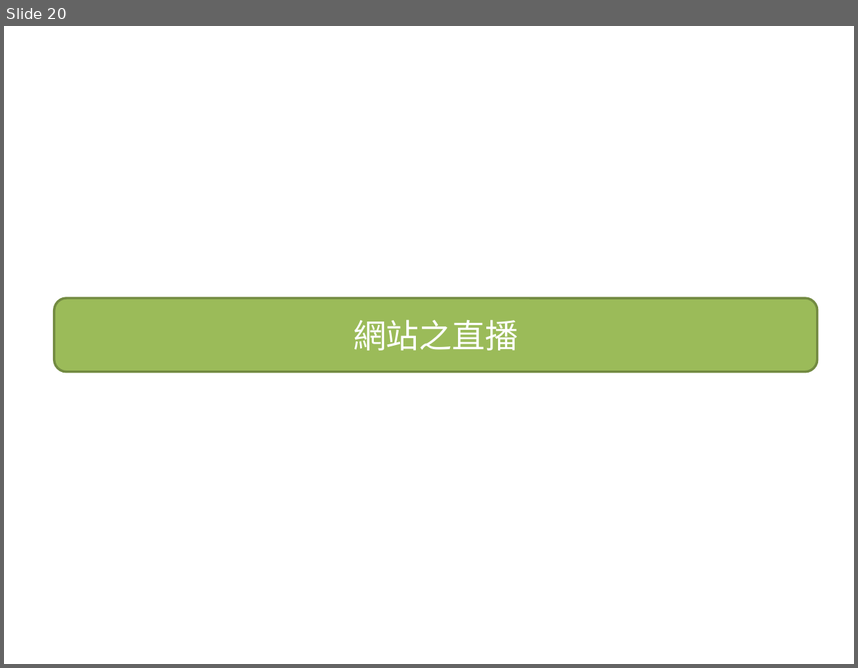
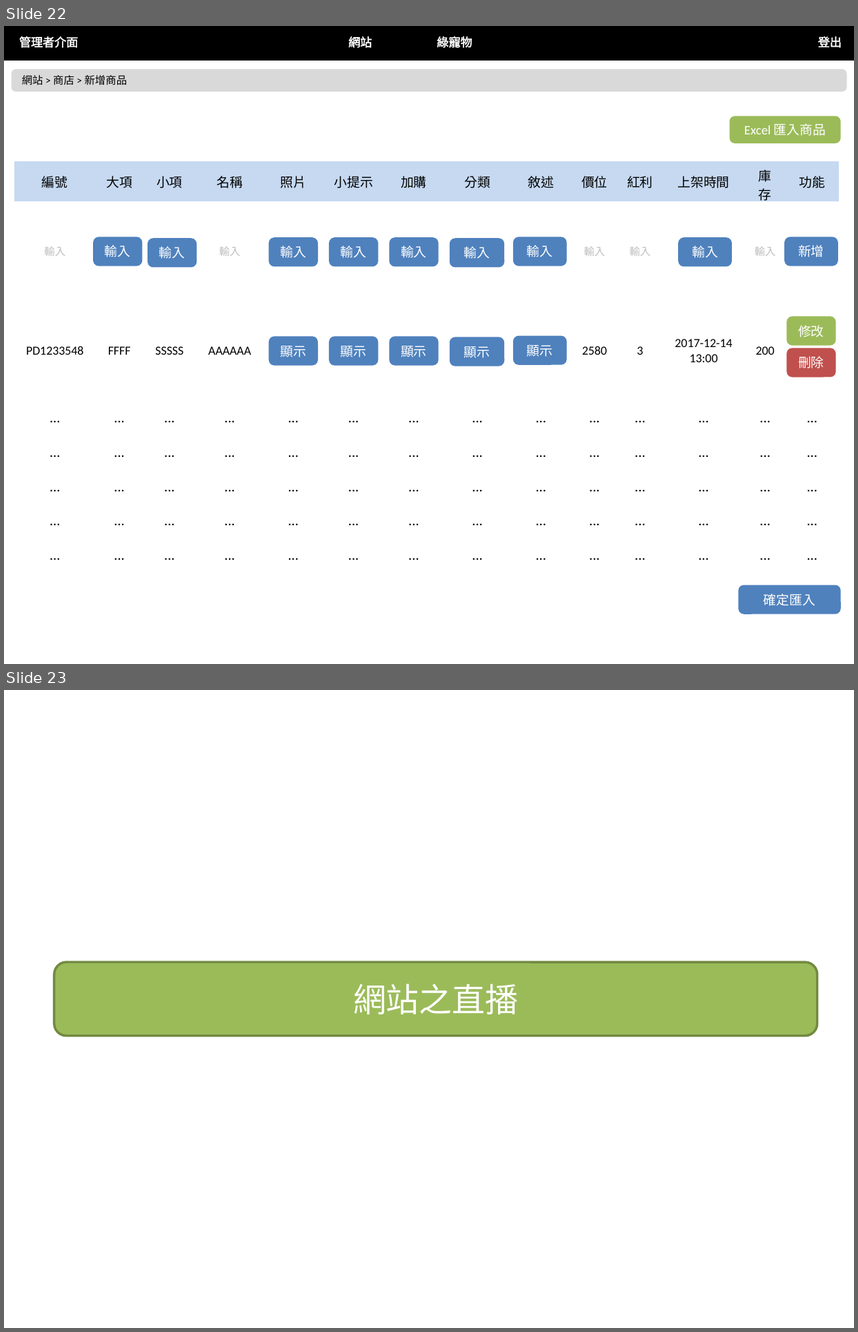
Before and after one commit to nexstar/XMind, a slide deck: 最終後台版型.pptx. Shown one above the other, each under a label of ours: slide 20 before the commit, slides 22 and 23 after it. The pictures are 858x668 and 858x1332 pixels, drawn with LibreOffice and Linux fonts; fonts in the diff are those of the drawing. Boxes give left, top, right and bottom in pixels: in the first picture for what was removed or moved away, otherwise in the second. Text is boxed around its words. In the diff, an @@ line names an element or a change of style, - is before the commit and + after.

Commit message:
商品修改要追

```diff
--- a/最終後台版型.pptx
+++ b/最終後台版型.pptx
@@ slide 22 added at bbox=[4, 26, 854, 664], background #FFFFFF @@
@@ rectangle added at bbox=[4, 26, 854, 59], fill #000000, outline #000000 2 pt @@
@@ text added at bbox=[19, 36, 78, 48], 10 pt, text #FFFFFF @@
+管理者介面
@@ text added at bbox=[348, 36, 372, 48], 10 pt, text #FFFFFF @@
+網站
@@ text added at bbox=[437, 34, 473, 50], 10 pt, text #FFFFFF @@
+綠寵物
@@ text added at bbox=[818, 36, 842, 48], 10 pt, text #FFFFFF @@
+登出
@@ rounded rectangle added at bbox=[12, 70, 846, 91], fill #D9D9D9, outline #D9D9D9 2 pt, 9 pt, text #000000 @@
+網站 > 商店 > 新增商品
@@ rounded rectangle added at bbox=[731, 117, 840, 142], fill #9BBB59, outline #9BBB59 2 pt, 11 pt, text #FFFFFF @@
+Excel 匯入商品
@@ table added at bbox=[14, 161, 839, 572], 8 rows, 14 columns @@
+編號 | 大項 | 小項 | 名稱 | 照片 | 小提示 | 加購 | 分類 | 敘述 | 價位 | 紅利 | 上架時間 | 庫存 | 功能
+輸入 |  |  | 輸入 |  |  |  |  |  | 輸入 | 輸入 |  | 輸入 | 
+PD1233548 | FFFF | SSSSS | AAAAAA |  |  |  |  |  | 2580 | 3 | 2017-12-14 / 13:00 | 200 | 
+... | ... | ... | ... | ... | ... | ... | ... | ... | ... | ... | ... | ... | ...
+... | ... | ... | ... | ... | ... | ... | ... | ... | ... | ... | ... | ... | ...
+... | ... | ... | ... | ... | ... | ... | ... | ... | ... | ... | ... | ... | ...
+... | ... | ... | ... | ... | ... | ... | ... | ... | ... | ... | ... | ... | ...
+... | ... | ... | ... | ... | ... | ... | ... | ... | ... | ... | ... | ... | ...
@@ rounded rectangle added at bbox=[94, 238, 141, 264], fill #4F81BD, outline #4F81BD 2 pt, 11 pt, text #FFFFFF @@
+輸入
@@ rounded rectangle added at bbox=[148, 239, 195, 265], fill #4F81BD, outline #4F81BD 2 pt, 11 pt, text #FFFFFF @@
+輸入
@@ rounded rectangle added at bbox=[270, 239, 317, 265], fill #4F81BD, outline #4F81BD 2 pt, 11 pt, text #FFFFFF @@
+輸入
@@ rounded rectangle added at bbox=[330, 239, 377, 265], fill #4F81BD, outline #4F81BD 2 pt, 11 pt, text #FFFFFF @@
+輸入
@@ rounded rectangle added at bbox=[391, 239, 437, 265], fill #4F81BD, outline #4F81BD 2 pt, 11 pt, text #FFFFFF @@
+輸入
@@ rounded rectangle added at bbox=[451, 239, 504, 265], fill #4F81BD, outline #4F81BD 2 pt, 11 pt, text #FFFFFF @@
+輸入
@@ rounded rectangle added at bbox=[514, 238, 565, 264], fill #4F81BD, outline #4F81BD 2 pt, 11 pt, text #FFFFFF @@
+輸入
@@ rounded rectangle added at bbox=[680, 239, 731, 265], fill #4F81BD, outline #4F81BD 2 pt, 11 pt, text #FFFFFF @@
+輸入
@@ rounded rectangle added at bbox=[786, 238, 837, 264], fill #4F81BD, outline #4F81BD 2 pt, 11 pt, text #FFFFFF @@
+新增
@@ rounded rectangle added at bbox=[788, 318, 835, 344], fill #9BBB59, outline #9BBB59 2 pt, 11 pt, text #FFFFFF @@
+修改
@@ rounded rectangle added at bbox=[270, 337, 317, 363], fill #4F81BD, outline #4F81BD 2 pt, 11 pt, text #FFFFFF @@
+顯示
@@ rounded rectangle added at bbox=[330, 337, 377, 363], fill #4F81BD, outline #4F81BD 2 pt, 11 pt, text #FFFFFF @@
+顯示
@@ rounded rectangle added at bbox=[391, 337, 437, 363], fill #4F81BD, outline #4F81BD 2 pt, 11 pt, text #FFFFFF @@
+顯示
@@ rounded rectangle added at bbox=[451, 338, 504, 364], fill #4F81BD, outline #4F81BD 2 pt, 11 pt, text #FFFFFF @@
+顯示
@@ rounded rectangle added at bbox=[514, 337, 565, 363], fill #4F81BD, outline #4F81BD 2 pt, 11 pt, text #FFFFFF @@
+顯示
@@ rounded rectangle added at bbox=[788, 349, 835, 375], fill #C0504D, outline #C0504D 2 pt, 11 pt, text #FFFFFF @@
+刪除
@@ rounded rectangle added at bbox=[740, 586, 840, 612], fill #4F81BD, outline #4F81BD 2 pt, 11 pt, text #FFFFFF @@
+確定匯入
@@ what was slide 20 is now slide 23 @@
```
Also in this commit, not shown: 1 slide changed, 3 other slides added, 1 slide removed.
